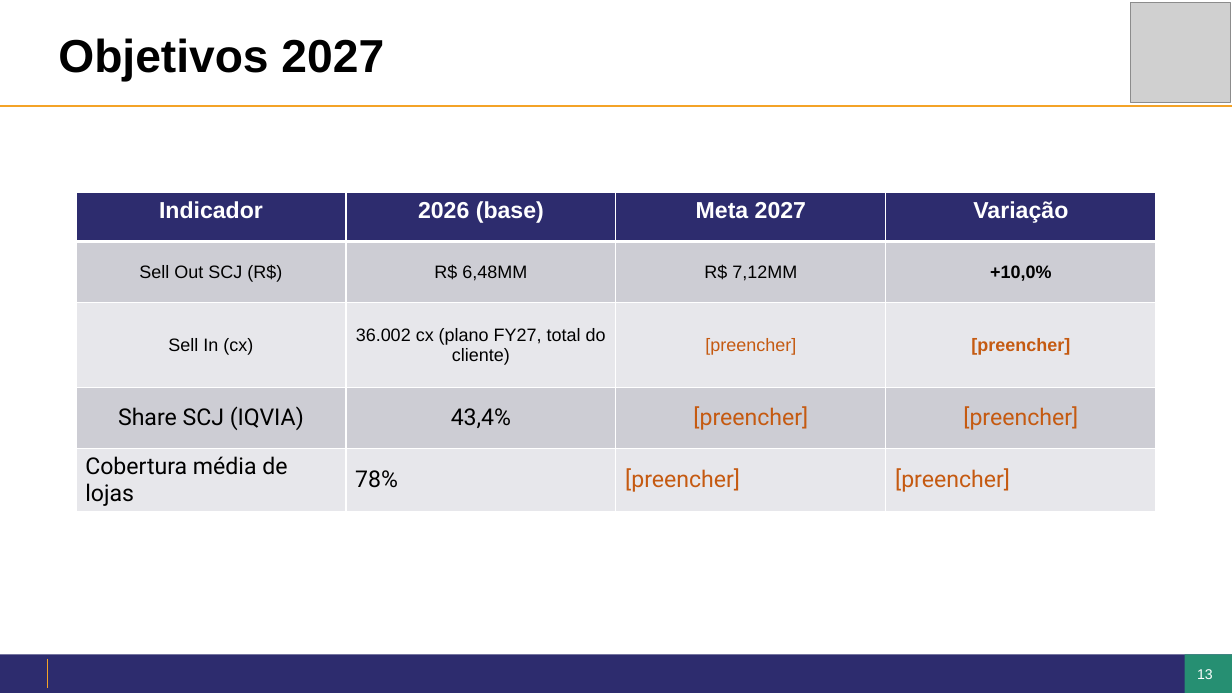
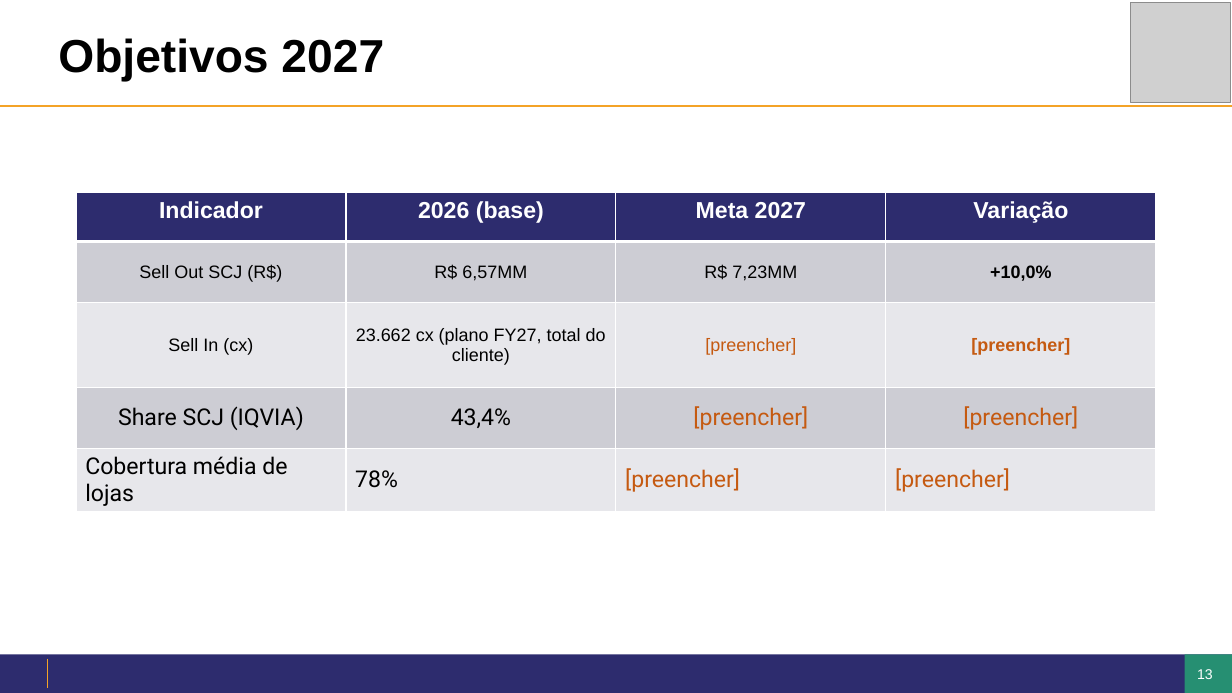
Before and after one commit to giovanoanjos27-del/Dashboard-Farma-sul, a slide deck: slide 13 of jbp/JBP2027_SaoJoao_Isadora.pptx. Drawn at 1232x693 pixels with LibreOffice and Linux fonts; fonts in the diff are those of the drawing; grey boxes stand for pictures; background and template pictures are left out. Boxes give left, top, right and bottom in pixels: in the first picture for what was removed or moved away, otherwise in the second. Text is boxed around its words. In the diff, an @@ line names an element or a change of style, - is before the commit and + after.

```diff
--- a/jbp/JBP2027_SaoJoao_Isadora.pptx
+++ b/jbp/JBP2027_SaoJoao_Isadora.pptx
@@ table at box(76, 193, 1155, 511) @@
-row 2, column 2: R$ 6,48MM
+row 2, column 2: R$ 6,57MM
-row 2, column 3: R$ 7,12MM
+row 2, column 3: R$ 7,23MM
-row 3, column 2: 36.002 cx (plano FY27, total do cliente)
+row 3, column 2: 23.662 cx (plano FY27, total do cliente)
```
Also in this commit, not shown: 5 other slides changed, 10 other files.
